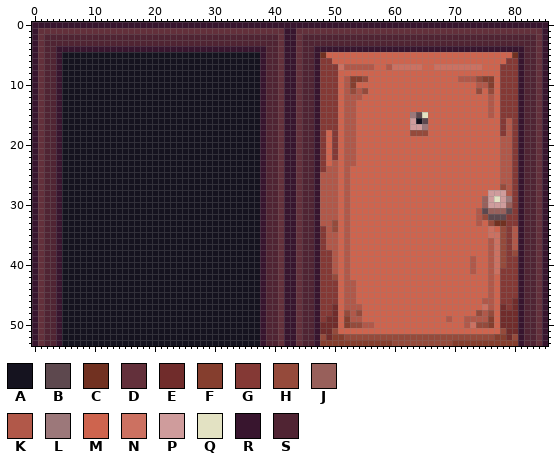
Two versions of one sprite sheet, assets/images/props/shared/door.png. The picture above was drawn from the file before the commit.
The file is 86x54 pixels. Colours within 5 levels of each other are drawn and written as one.
Palette (. is transparent): A #15131f  B #5d484e  C #713121  D #63303b  E #702c2b  F #853e2e  G #843935  H #954a3b  J #98605b  K #b15849  L #9c787a  M #ce644e  N #cc7161  P #cf9c9c  Q #e3e2c3  R #38152e  S #502433
Now the later version:
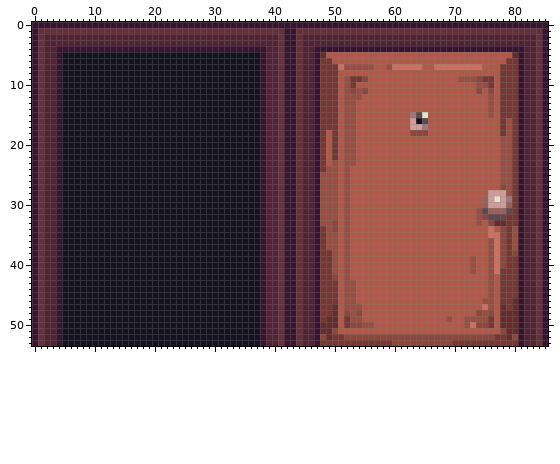
The exact change:
colour E: #702c2b -> #632c2d
colour G: #843935 -> #743733
colour H: #954a3b -> #8a473d
colour K: #b15849 -> #984e43
colour M: #ce644e -> #b15849
y 5: x 48 C -> E; x 80 C -> E
y 9: x 53..54 FF -> GG; x 75..76 FF -> GG
y 10: x 53 F -> G; x 76 F -> G
y 33: x 77..78 CC -> EE
y 49..50: x 52 F -> G; x 76 F -> G
y 52: x 50..51 FF -> GG; x 77..78 FF -> GG
y 53: x 48..59 FFFFFFFFFFFF -> GGGGGGGGGGGG; x 70..80 FFFFFFFFFFF -> GGGGGGGGGGG
Boxes around the changes in both pictures, in picture pixels (x1, y1, x2, y2):
changed: (320, 52, 518, 346)
